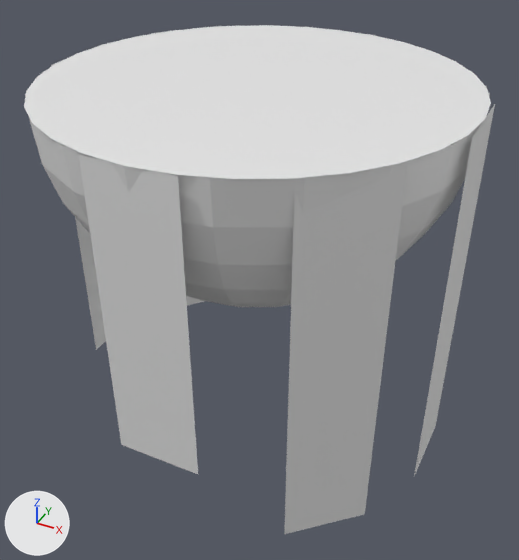
The Blender file public/Assets/PortfolioScene1.blend: old version first, new version second.
Before and after are seen from a 50 mm camera at (7.05, -13.81, 5.0) aimed at (0.16, -0.23, -4.97). The axes (+X, +Y, +Z) are drawn at lower left. The lights are the same throughout.
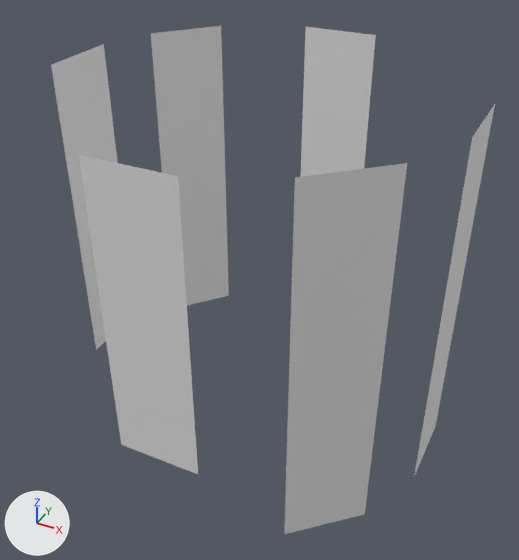
Changed parts and their boxes [x1, y1, x2, y2] in the pictures (519 x 560 px):
'Circle', deleted
    before: [24, 25, 491, 179]
'Sphere', deleted
    before: [25, 30, 490, 307]
'Plane.004', unchanged, uncovered by the edit
    before: [151, 26, 221, 305]
    after: [151, 26, 229, 305]
'Plane.002', unchanged, uncovered by the edit
    after: [301, 27, 376, 177]
'Plane.001', unchanged, uncovered by the edit
    before: [51, 44, 106, 350]
    after: [51, 44, 118, 350]

Diff of the bpy script that builds the scene:
```diff
--- a/public/Assets/PortfolioScene1.blend.py
+++ b/public/Assets/PortfolioScene1.blend.py
@@ ob_sphere @@
-ob_sphere = bpy.data.objects.new('Sphere', me_sphere_002)
-ob_sphere.location = (0.0, 0.0, 0.0)
@@ ob_circle @@
-ob_circle = bpy.data.objects.new('Circle', me_circle_001)
-ob_circle.location = (0.0, 0.0, 0.0)
-ob_circle.scale = (4.92, 4.92, 4.92)
```
